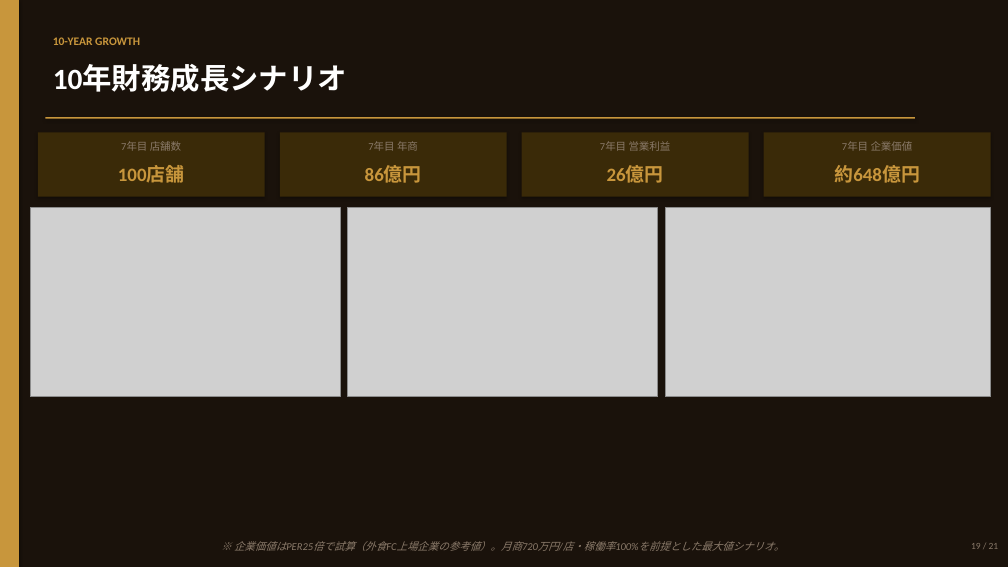
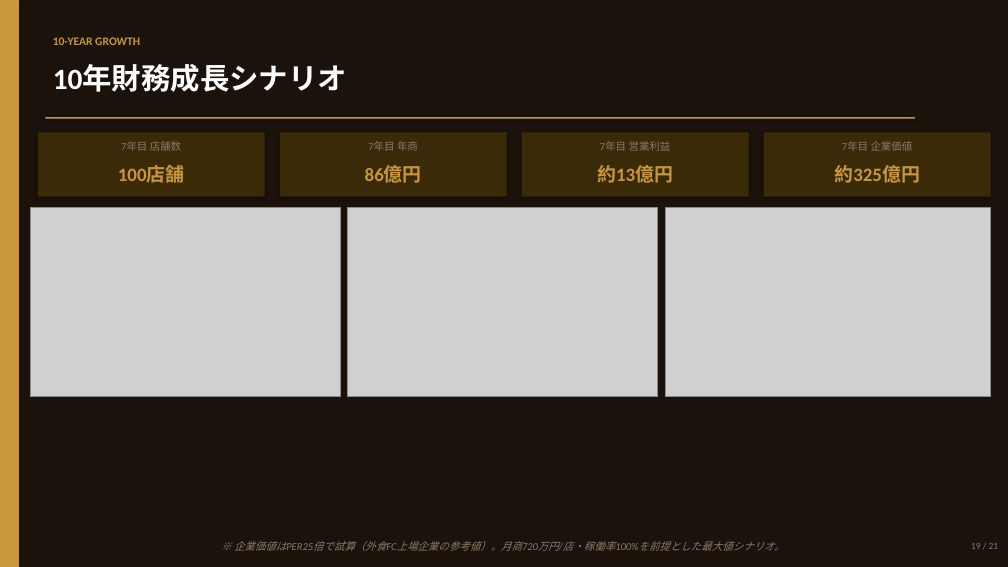
Before and after one commit to hunkotusaisinryo-lab/test-repo, a slide deck: slide 18 of reports/肉酒場然_事業計画書_20260605.pptx. Drawn at 1008x567 pixels with LibreOffice and Linux fonts; fonts in the diff are those of the drawing; grey boxes stand for pictures. Boxes give left, top, right and bottom in pixels: in the first picture for what was removed or moved away, otherwise in the second. Text is boxed around its words. In the diff, an @@ line names an element or a change of style, - is before the commit and + after.

```diff
--- a/reports/肉酒場然_事業計画書_20260605.pptx
+++ b/reports/肉酒場然_事業計画書_20260605.pptx
@@ text at [597, 165, 673, 183]: text changed @@
-26億円
+約13億円
@@ text at [834, 165, 919, 183]: text changed @@
-約648億円
+約325億円
```
Also in this commit, not shown: 1 other file.
